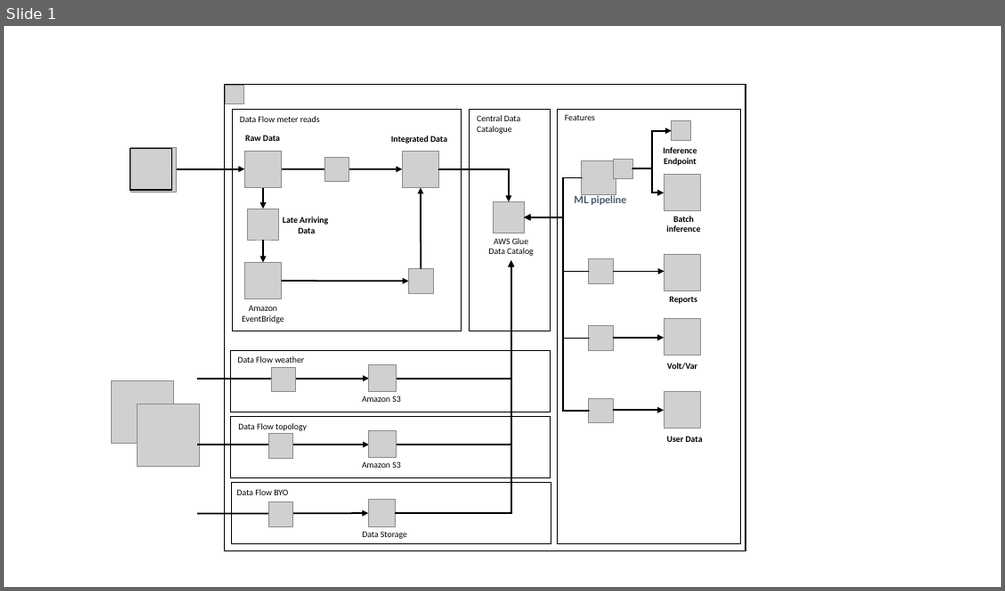
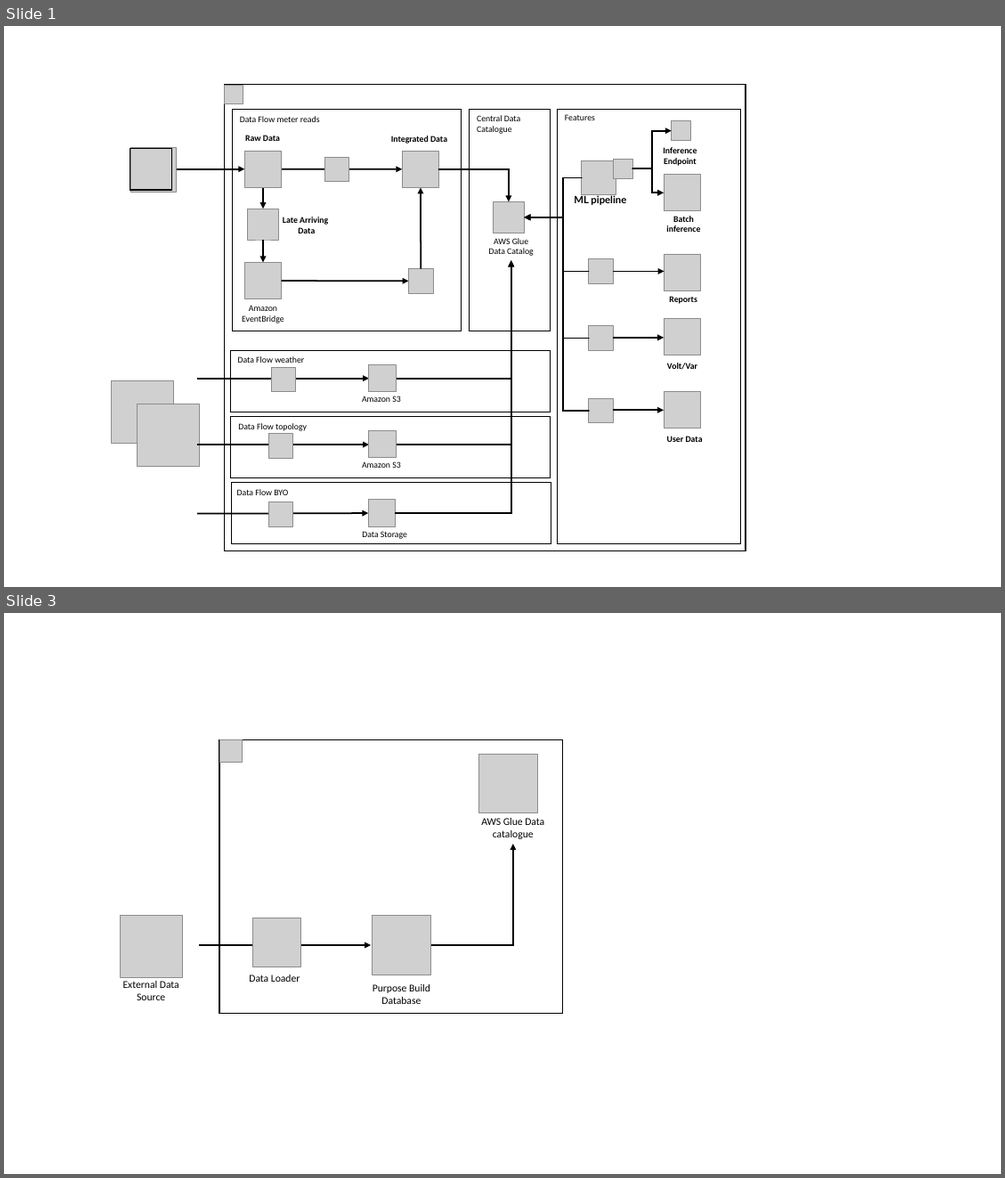
Before and after one commit to aws-solutions-library-samples/guidance-for-meter-data-analytics-on-aws, a slide deck: docs/deployment_guide/images/architecture_diagram.pptx. Shown one above the other, each under a label of ours: slide 1 before the commit, slides 1 and 3 after it; the slides between them are not shown. The pictures are 1005x591 and 1005x1178 pixels, drawn with LibreOffice and Linux fonts; fonts in the diff are those of the drawing; grey boxes stand for pictures. Boxes give left, top, right and bottom in pixels: in the first picture for what was removed or moved away, otherwise in the second. Text is boxed around its words. In the diff, an @@ line names an element or a change of style, - is before the commit and + after.

```diff
--- a/docs/deployment_guide/images/architecture_diagram.pptx
+++ b/docs/deployment_guide/images/architecture_diagram.pptx
@@ slide 3 added at (4,613,1001,1174), background #FFFFFF @@
@@ rectangle added at (219,739,563,1013), outline #000000 1 pt @@
@@ picture added at (219,739,242,762) @@
@@ picture added at (479,755,538,813) @@
@@ text added at (481,818,544,839), 10 pt, text #000000 @@
+AWS Glue Data catalogue
@@ elbow arrow added from (397, 945) to (513, 844), #000000 1.5 pt @@
@@ picture added at (120,915,182,977) @@
@@ rectangle added at (253,916,299,965), fill #FFFFFF @@
@@ picture added at (253,918,301,966) @@
@@ picture added at (372,916,431,975) @@
@@ arrow added from (199, 945) to (372, 945), #000000 1.5 pt @@
@@ text added at (123,981,179,1000), 10 pt, text #000000 @@
+External Data Source
@@ text added at (249,974,300,981), 10 pt, text #000000 @@
+Data Loader
@@ text added at (372,984,430,1004), 10 pt, text #000000 @@
+Purpose Build Database
@@ slide 1 changed as well @@
@@ text "ML pipeline" at (574,195,626,205): text colour #44546A to #000000 @@
```
Also in this commit, not shown: 1 other slide added, 18 other files.
